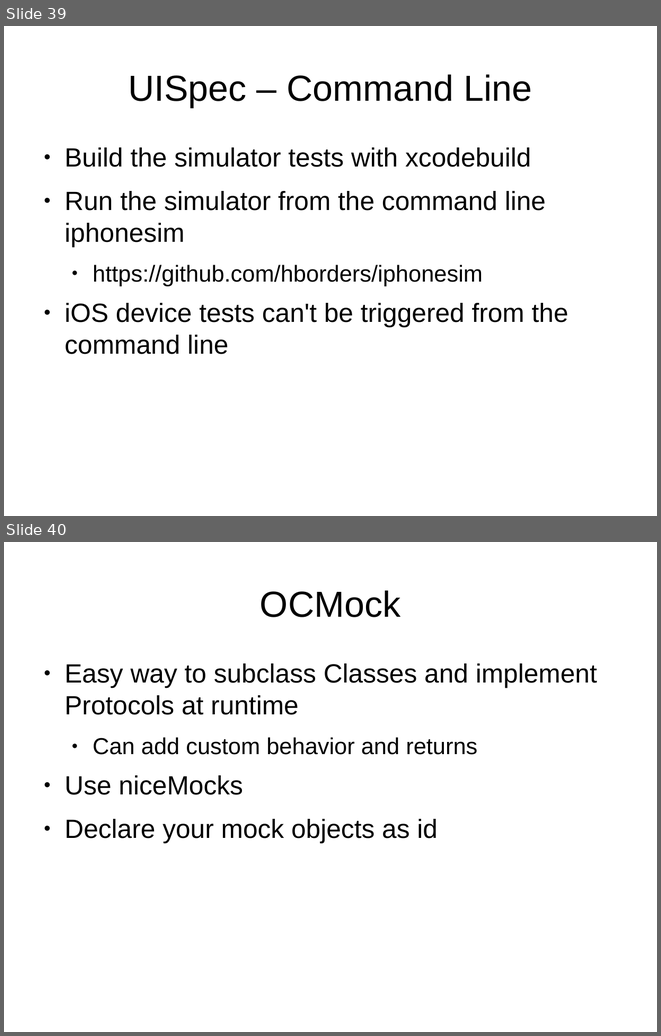
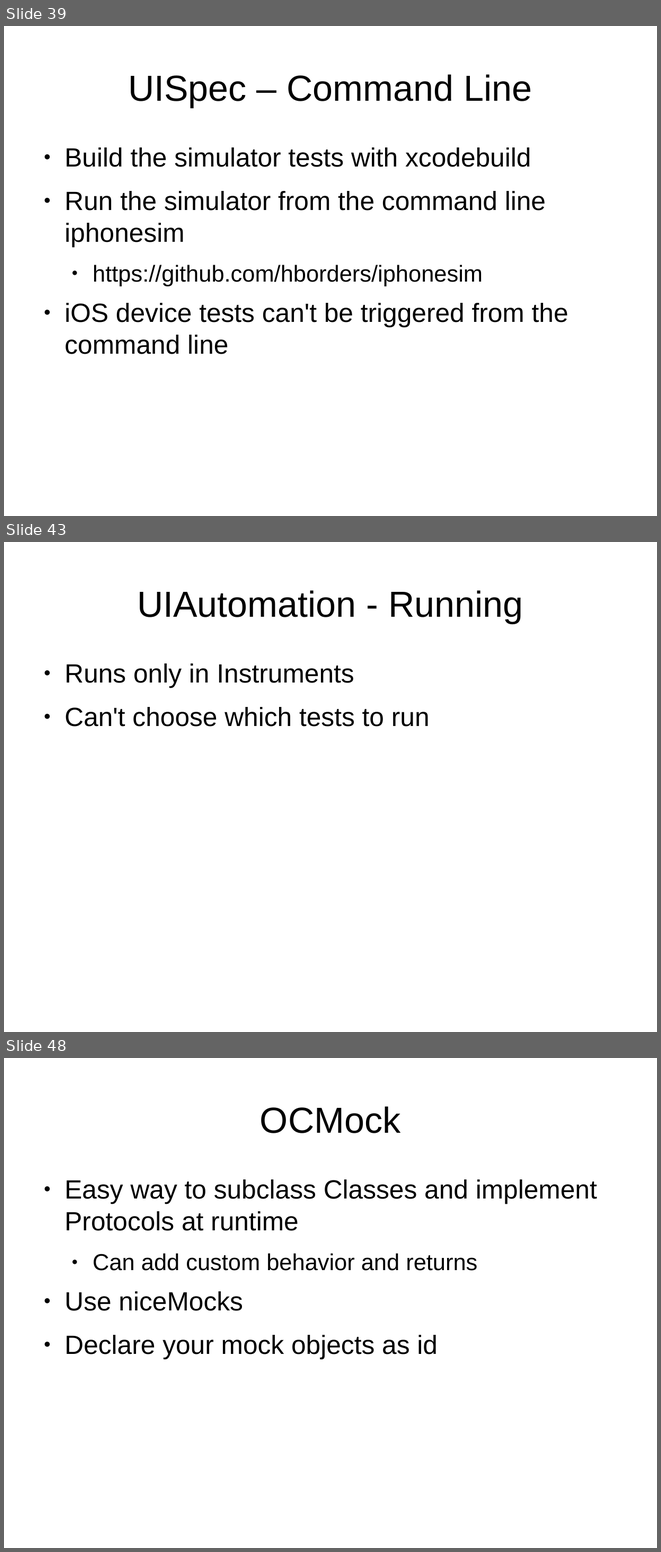
Before and after one commit to StlMobileDev/iPhone-Testing, a slide deck: Testing-Testing-iOS.odp. Shown one above the other, each under a label of ours: slides 39 and 40 before the commit, slides 39, 43 and 48 after it; the slides between them are not shown. The pictures are 661x1036 and 661x1552 pixels, drawn with LibreOffice and Linux fonts; fonts in the diff are those of the drawing. Boxes give left, top, right and bottom in pixels: in the first picture for what was removed or moved away, otherwise in the second. Text is boxed around its words. In the diff, an @@ line names an element or a change of style, - is before the commit and + after.

```diff
--- a/Testing-Testing-iOS.odp
+++ b/Testing-Testing-iOS.odp
@@ slide 43 added at [4, 542, 657, 1032], background #FFFFFF @@
@@ title added at [137, 590, 523, 623], 44 pt, text #000000 @@
+UIAutomation - Running
@@ text added at [64, 663, 430, 726], 32 pt, text #000000 @@
+● Runs only in Instruments
+● Can't choose which tests to run
@@ what was slide 40 is now slide 48 @@
```
Also in this commit, not shown: 3 slides changed, 8 other slides added, 2 other files.
